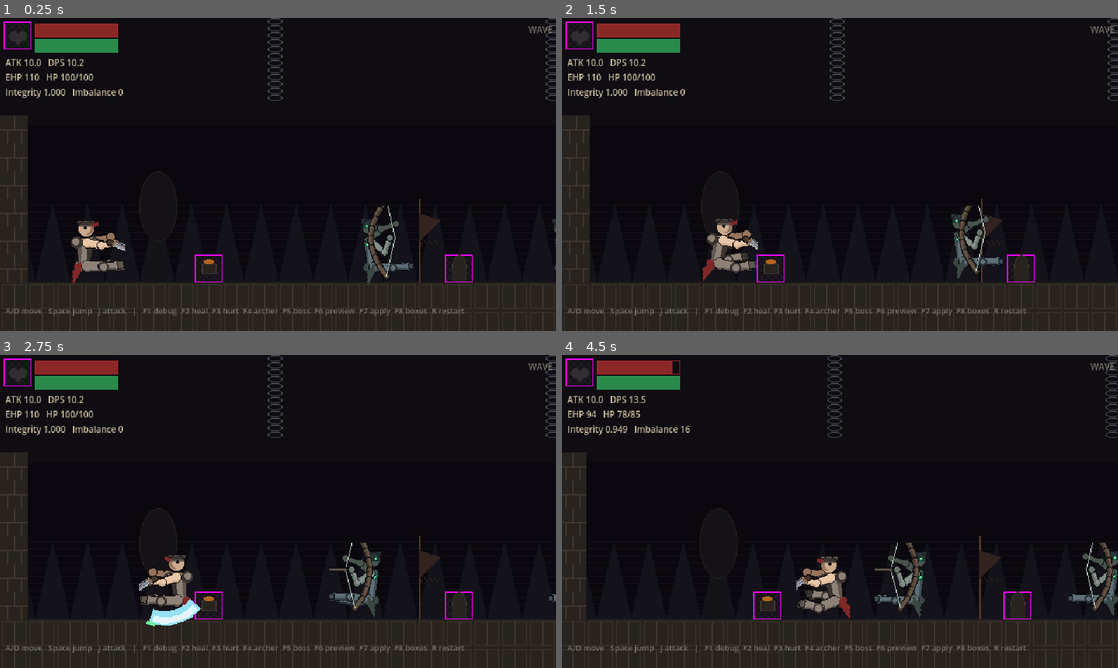
Above: before the commit, frames 1-4 (two rows, left to right).
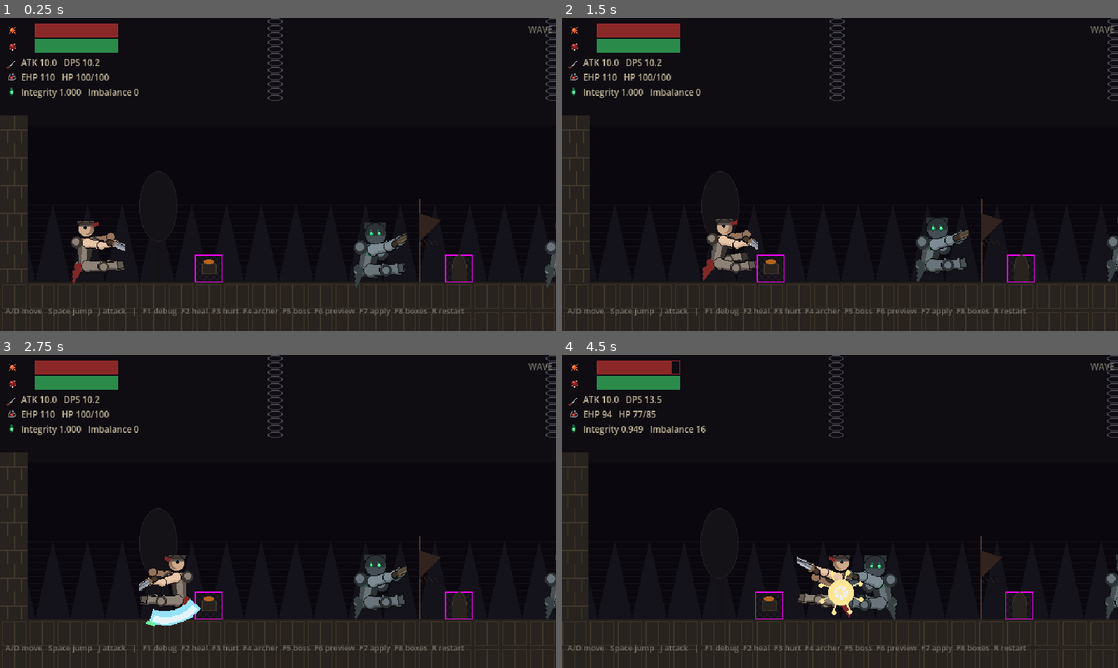
Above: after the commit, the same moments.

Repository: BotTony329/nine-nether-prototype
Game: Godot game, scene res://scenes/main.tscn
The game is run twice, just before and just after one commit, with the same random seed, the same clock (stepped at 60 frames per second) and the same inputs.
Inputs:
- Up to frame 1 (0.25 s): no input
- Up to frame 2 (1.5 s): tap Enter (confirm) at 0.5, 1.35 s; hold Enter (confirm) 0.53-1.28 s; hold D (move_right) from 0.53 s (still down); tap Space (jump) at 0.77 s
- Up to frame 3 (2.75 s): tap Space (jump) at 1.52 s; release D (move_right) at 2.03 s; hold A (move_left) from 2.03 s (still down); hold Enter (confirm) from 2.03 s (still down); tap J (light_attack) at 2.1 s
- Up to frame 4 (4.5 s): release A (move_left) at 2.78 s; release Enter (confirm) at 2.78 s; hold D (move_right) 2.78-4.28 s; tap Enter (confirm) at 2.85 s; tap Space (jump) at 3.02, 3.77 s; hold Enter (confirm) 3.53-4.28 s; tap F7 (debug_apply_sacrifice) at 4.15 s; hold A (move_left) from 4.28 s (still down); tap J (light_attack) at 4.35 s

The runs differ from the first frame. In frame 1, 2.3% of the frame differs, in the area x 0-100%, y 1-87%; in frame 2, 2.7%; in frame 3, 2.5%; in frame 4, 8.3%, in the area x 0-100%, y 0-100%.

Commit message:
[M1.5][Codex] Replace combat effects and HUD icons

Diff:
--- a/scenes/main.tscn
+++ b/scenes/main.tscn
@@ -1,18 +1,20 @@
-[gd_scene load_steps=13 format=3 uid="uid://bnnmain0000001"]
+[gd_scene load_steps=15 format=3 uid="uid://bnnmain0000001"]
 
 [ext_resource type="Script" path="res://scenes/main.gd" id="1_main"]
 [ext_resource type="PackedScene" path="res://scenes/arena.tscn" id="2_arena"]
 [ext_resource type="Script" path="res://systems/run_coordinator.gd" id="3_coordinator"]
 [ext_resource type="PackedScene" path="res://actors/player/player.tscn" id="4_player"]
-[ext_resource type="PackedScene" path="res://actors/enemies/ghost_archer.tscn" id="5_enemy"]
+[ext_resource type="PackedScene" path="res://actors/enemies/ghost_melee.tscn" id="5_enemy"]
 [ext_resource type="PackedScene" path="res://actors/boss/boss.tscn" id="6_boss"]
-[ext_resource type="Resource" path="res://data/actors/ghost_archer.tres" id="7_enemy_config"]
+[ext_resource type="Resource" path="res://data/actors/ghost_melee.tres" id="7_enemy_config"]
 [ext_resource type="Resource" path="res://data/actors/boss_gate_guardian.tres" id="8_boss_config"]
 [ext_resource type="PackedScene" path="res://ui/hud.tscn" id="9_hud"]
 [ext_resource type="PackedScene" path="res://ui/sacrifice_panel.tscn" id="10_sacrifice"]
 [ext_resource type="PackedScene" path="res://ui/result_screen.tscn" id="11_result"]
 [ext_resource type="PackedScene" path="res://ui/debug_panel.tscn" id="12_debug"]
 [ext_resource type="Script" path="res://ui/debug_shape_overlay.gd" id="13_shapes"]
+[ext_resource type="Script" path="res://visuals/combat_effects.gd" id="14_effects"]
+[ext_resource type="Texture2D" path="res://assets_v2/effects/hit.png" id="15_hit"]
 
 [node name="Main" type="Node2D"]
 script = ExtResource("1_main")
@@ -20,6 +22,12 @@
 [node name="Arena" parent="." instance=ExtResource("2_arena")]
 
 [node name="Actors" type="Node2D" parent="."]
+
+[node name="CombatEffects" type="Node2D" parent="."]
+script = ExtResource("14_effects")
+hit_texture = ExtResource("15_hit")
+hit_frames = 4
+hit_fps = 16.0
 
 [node name="RunCoordinator" type="Node" parent="."]
 script = ExtResource("3_coordinator")
--- a/ui/debug_panel.gd
+++ b/ui/debug_panel.gd
@@ -12,6 +12,8 @@
 
 const HEAL_AMOUNT := 25.0
 const DAMAGE_AMOUNT := 15.0
+const GHOST_ARCHER_SCENE := preload("res://actors/enemies/ghost_archer.tscn")
+const GHOST_ARCHER_CONFIG := preload("res://data/actors/ghost_archer.tres")
 
 @onready var _panel: Panel = $Root/Panel
 @onready var _readout: Label = $Root/Panel/Readout
@@ -43,7 +45,7 @@
 		_coordinator.debug_damage(DAMAGE_AMOUNT)
 		_note("damaged %.0f" % DAMAGE_AMOUNT)
 	elif event.is_action_pressed(&"debug_spawn_enemy"):
-		_coordinator.debug_spawn_reference_enemy()
+		spawn_ghost_archer_for_debug()
 		_note("spawned Ghost Archer")
 	elif event.is_action_pressed(&"debug_start_boss"):
 		_coordinator.begin_boss()
@@ -110,3 +112,16 @@
 func _note(message: String) -> void:
 	_last_message = message
 	print("[debug] ", message)
+
+
+func spawn_ghost_archer_for_debug() -> void:
+	# Keep the existing coordinator-owned spawn/list/death path. Its scene and
+	# config are injected public composition properties, so the debug command can
+	# select X02 without reaching into private coordinator state.
+	var previous_scene := _coordinator.enemy_scene
+	var previous_config := _coordinator.enemy_config
+	_coordinator.enemy_scene = GHOST_ARCHER_SCENE
+	_coordinator.enemy_config = GHOST_ARCHER_CONFIG
+	_coordinator.debug_spawn_reference_enemy()
+	_coordinator.enemy_scene = previous_scene
+	_coordinator.enemy_config = previous_config
--- a/ui/hud.tscn
+++ b/ui/hud.tscn
@@ -1,10 +1,13 @@
-[gd_scene load_steps=6 format=3 uid="uid://bnnhud0000001"]
+[gd_scene load_steps=9 format=3 uid="uid://bnnhud0000001"]
 
 [ext_resource type="Script" path="res://ui/hud.gd" id="1_hud"]
 [ext_resource type="Texture2D" path="res://assets/ui/ui_health_bar.png" id="2_health_bar"]
 [ext_resource type="Texture2D" path="res://assets/ui/ui_stamina_bar.png" id="3_stamina_bar"]
-[ext_resource type="Texture2D" path="res://assets/icons/ui/icon_hp.png" id="4_icon_hp"]
-[ext_resource type="Texture2D" path="res://assets/icons/ui/icon_boss.png" id="5_icon_boss"]
+[ext_resource type="Texture2D" path="res://assets_v2/icons/icon_yang.png" id="4_icon_hp"]
+[ext_resource type="Texture2D" path="res://assets_v2/icons/icon_obsession.png" id="5_icon_boss"]
+[ext_resource type="Texture2D" path="res://assets_v2/icons/icon_qi.png" id="6_icon_qi"]
+[ext_resource type="Texture2D" path="res://assets_v2/icons/icon_songdao.png" id="7_icon_attack"]
+[ext_resource type="Texture2D" path="res://assets_v2/icons/icon_ghostfire.png" id="8_icon_imbalance"]
 
 [node name="Hud" type="CanvasLayer"]
 script = ExtResource("1_hud")
@@ -14,11 +17,20 @@
 offset_bottom = 120.0
 
 [node name="Icon" type="TextureRect" parent="Player"]
-offset_left = 4.0
-offset_top = 4.0
-offset_right = 36.0
-offset_bottom = 36.0
+offset_left = 6.0
+offset_top = 6.0
+offset_right = 22.0
+offset_bottom = 22.0
 texture = ExtResource("4_icon_hp")
+expand_mode = 1
+
+[node name="StaminaIcon" type="TextureRect" parent="Player"]
+offset_left = 6.0
+offset_top = 24.0
+offset_right = 22.0
+offset_bottom = 40.0
+texture = ExtResource("6_icon_qi")
+expand_mode = 1
 
 [node name="HealthBar" type="TextureRect" parent="Player"]
 offset_left = 40.0
@@ -49,7 +61,7 @@
 color = Color(0.165, 0.541, 0.29, 1)
 
 [node name="Stats" type="Label" parent="Player"]
-offset_left = 6.0
+offset_left = 24.0
 offset_top = 44.0
 offset_right = 236.0
 offset_bottom = 96.0
@@ -58,6 +70,30 @@
 text = "ATK
 EHP
 Integrity"
+
+[node name="AttackIcon" type="TextureRect" parent="Player"]
+offset_left = 6.0
+offset_top = 45.0
+offset_right = 20.0
+offset_bottom = 59.0
+texture = ExtResource("7_icon_attack")
+expand_mode = 1
+
+[node name="IntegrityIcon" type="TextureRect" parent="Player"]
+offset_left = 6.0
+offset_top = 61.0
+offset_right = 20.0
+offset_bottom = 75.0
+texture = ExtResource("5_icon_boss")
+expand_mode = 1
+
+[node name="ImbalanceIcon" type="TextureRect" parent="Player"]
+offset_left = 6.0
+offset_top = 77.0
+offset_right = 20.0
+offset_bottom = 91.0
+texture = ExtResource("8_icon_imbalance")
+expand_mode = 1
 
 [node name="Boss" type="Control" parent="."]
 offset_left = 220.0
@@ -70,6 +106,7 @@
 offset_right = 36.0
 offset_bottom = 36.0
 texture = ExtResource("5_icon_boss")
+expand_mode = 1
 
 [node name="BossBar" type="TextureRect" parent="Boss"]
 offset_left = 40.0
--- a/ui/sacrifice_panel.tscn
+++ b/ui/sacrifice_panel.tscn
@@ -1,7 +1,7 @@
 [gd_scene load_steps=3 format=3 uid="uid://bnnsacpanel001"]
 
 [ext_resource type="Script" path="res://ui/sacrifice_panel.gd" id="1_panel"]
-[ext_resource type="Texture2D" path="res://assets/icons/ui/icon_sacrifice.png" id="2_icon"]
+[ext_resource type="Texture2D" path="res://assets_v2/icons/icon_talisman.png" id="2_icon"]
 
 [node name="SacrificePanel" type="CanvasLayer"]
 layer = 5
@@ -28,6 +28,7 @@
 offset_right = 40.0
 offset_bottom = 40.0
 texture = ExtResource("2_icon")
+expand_mode = 1
 
 [node name="Title" type="Label" parent="Root/Panel"]
 offset_left = 46.0
--- /dev/null
+++ b/visuals/combat_effects.gd
@@ -0,0 +1,54 @@
+class_name CombatEffects
+extends Node2D
+## EventBus observer for confirmed damage feedback. No calculation or gameplay
+## mutation occurs here; the existing CombatResolver result is already final.
+
+@export var hit_texture: Texture2D
+@export var hit_frames: int = 4
+@export var hit_fps: float = 16.0
+
+
+func _ready() -> void:
+	z_index = 20
+	EventBus.hit_dealt.connect(_on_hit)
+	EventBus.hit_taken.connect(_on_hit)
+
+
+func _on_hit(payload: Dictionary) -> void:
+	if float(payload.get("final_damage", 0.0)) <= 0.0 or hit_texture == null:
+		return
+	var target := _find_actor(StringName(payload.get("target_id", &"unknown")))
+	if target == null:
+		return
+	var effect := OneShotSprite.new()
+	effect.configure(hit_texture, hit_frames, hit_fps)
+	add_child(effect)
+	effect.global_position = target.global_position + Vector2(0.0, -32.0)
+
+
+func _find_actor(target_id: StringName) -> Node2D:
+	var candidates: Array[Node2D] = []
+	_collect_actors(get_tree().current_scene, target_id, candidates)
+	if candidates.is_empty():
+		return null
+	if candidates.size() == 1:
+		return candidates[0]
+	var players: Array[Node2D] = []
+	_collect_actors(get_tree().current_scene, &"player", players)
+	var player: Node2D = players[0] if not players.is_empty() else null
+	if player == null:
+		return candidates[0]
+	var closest := candidates[0]
+	for candidate in candidates:
+		if candidate.global_position.distance_squared_to(player.global_position) < closest.global_position.distance_squared_to(player.global_position):
+			closest = candidate
+	return closest
+
+
+func _collect_actors(node: Node, target_id: StringName, output: Array[Node2D]) -> void:
+	if node == null:
+		return
+	if node is Node2D and node.has_method("actor_id") and node.call("actor_id") == target_id:
+		output.append(node as Node2D)
+	for child in node.get_children():
+		_collect_actors(child, target_id, output)
--- /dev/null
+++ b/visuals/one_shot_sprite.gd
@@ -0,0 +1,20 @@
+class_name OneShotSprite
+extends Sprite2D
+## Small self-cleaning frame-strip player for combat feedback only.
+
+var _fps: float = 1.0
+var _elapsed: float = 0.0
+
+
+func configure(source: Texture2D, frame_count: int, fps: float) -> void:
+	texture = source
+	hframes = frame_count
+	_fps = fps
+	frame = 0
+
+
+func _process(delta: float) -> void:
+	_elapsed += delta
+	frame = mini(int(_elapsed * _fps), hframes - 1)
+	if _elapsed >= float(hframes) / _fps:
+		queue_free()
